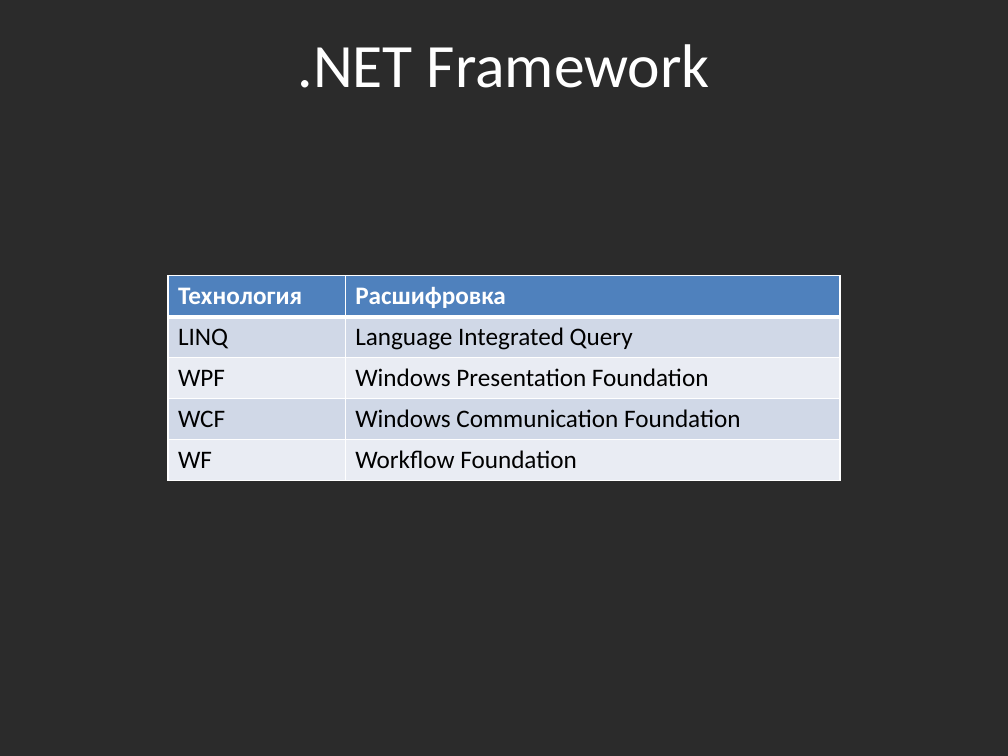
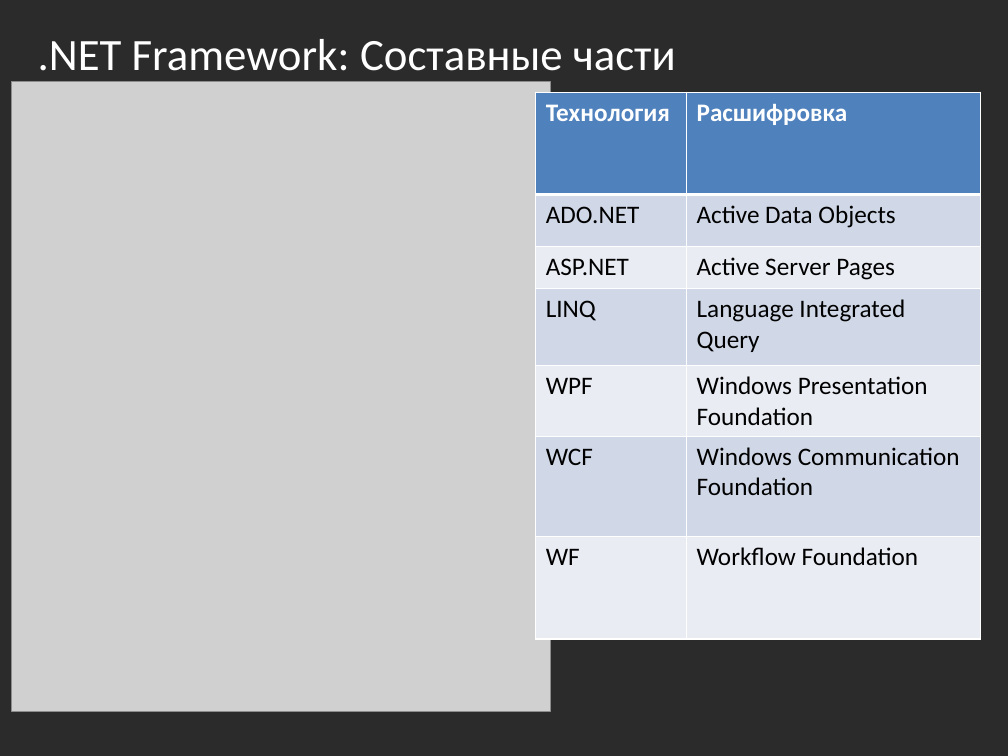
Before and after one commit to bazile/Training, a slide deck: slide 12 of Presentation/lesson-01.pptx. Drawn at 1008x756 pixels with LibreOffice and Linux fonts; fonts in the diff are those of the drawing; grey boxes stand for pictures; background and template pictures are left out; a plain dark background stands for a picture behind light text. Boxes give left, top, right and bottom in pixels: in the first picture for what was removed or moved away, otherwise in the second. Text is boxed around its words. In the diff, an @@ line names an element or a change of style, - is before the commit and + after.

```diff
--- a/Presentation/lesson-01.pptx
+++ b/Presentation/lesson-01.pptx
@@ text at <box>38,39,676,82</box>: text changed; size 44 to 32 pt @@
-.NET Framework
+.NET Framework: Составные части
@@ picture added at <box>12,82,550,712</box> @@
@@ table at <box>535,93,980,640</box> @@
+row 2: ADO.NET | Active Data Objects
+row 3: ASP.NET | Active Server Pages
@@ table: place and size @@
-table at <box>168,276,841,481</box>
+table at <box>535,93,980,640</box>
```
Also in this commit, not shown: 1 other slide changed, 1 slide added, 1 slide removed, 2 other files.
